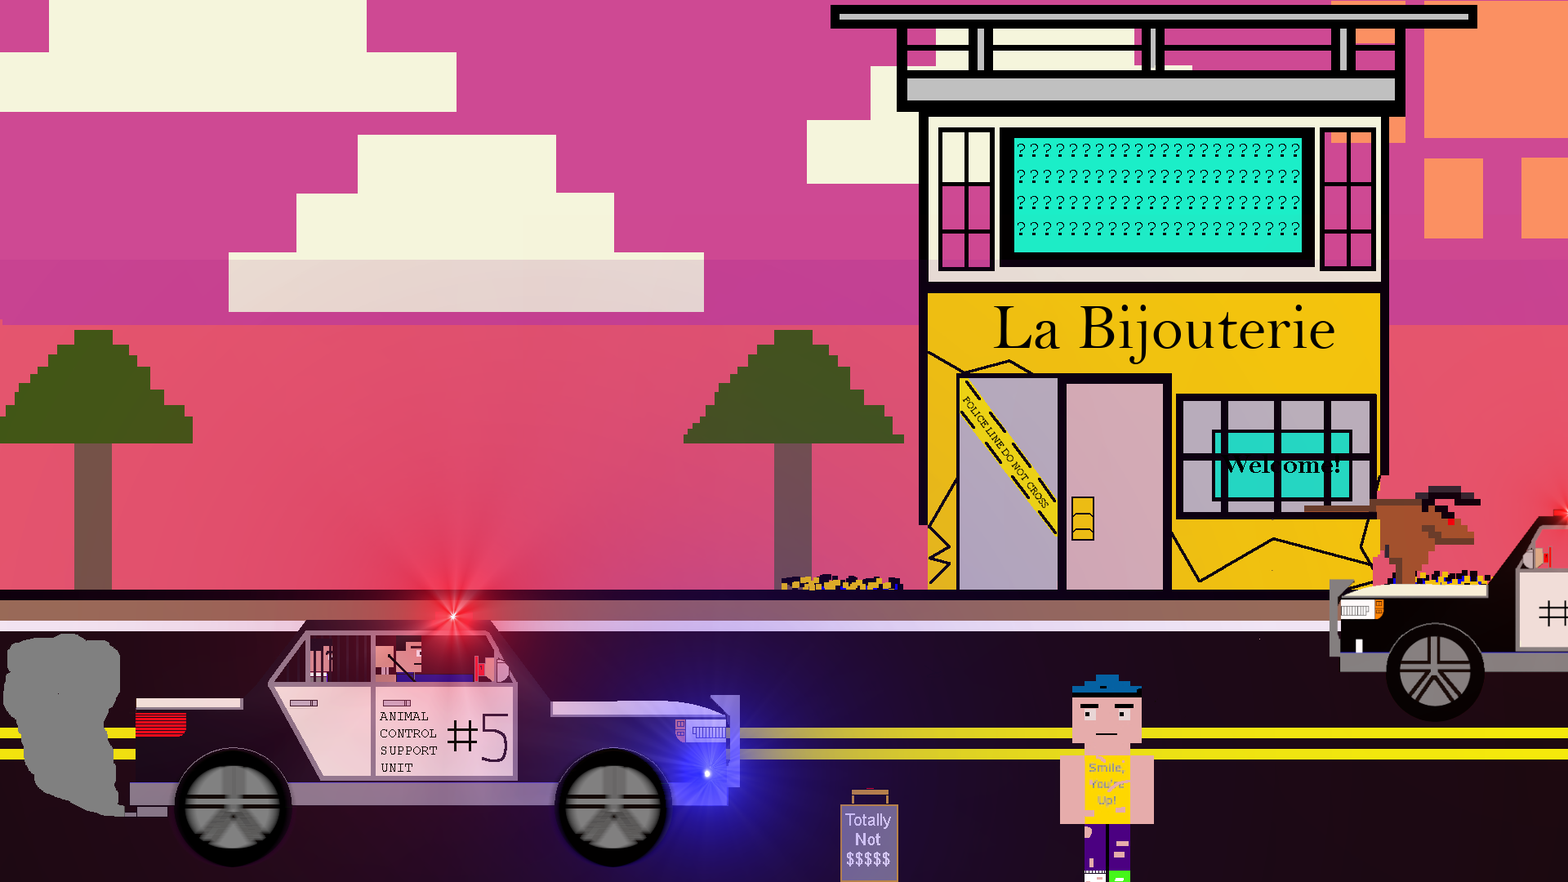
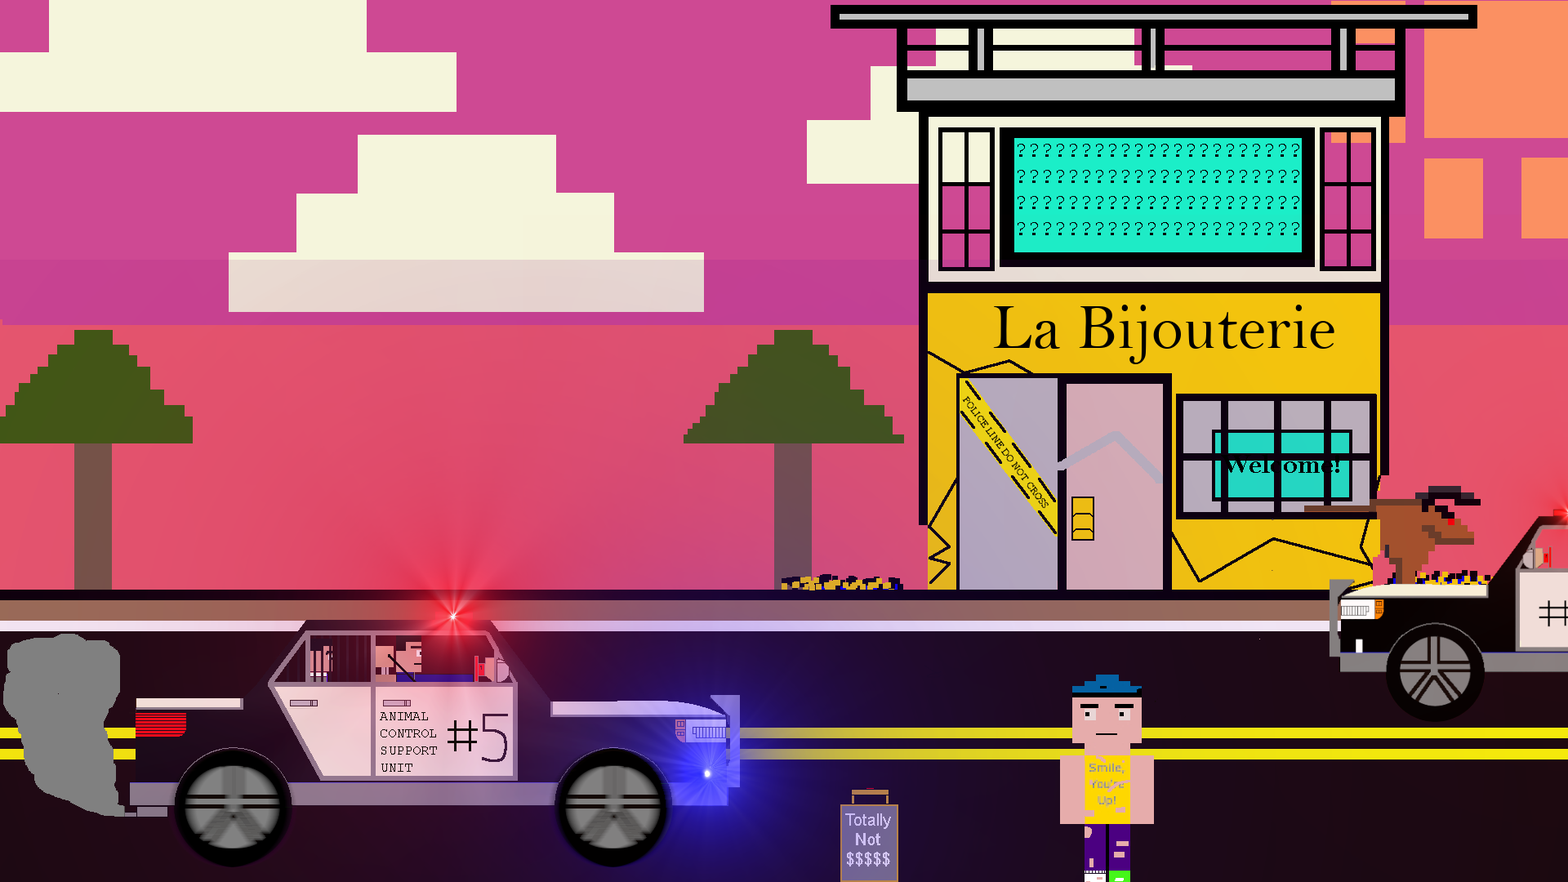
Before/after of a 1568 × 882 layered artwork. What changed in the layer stack:
added layer "Background copy #8" above "Background copy #7" over [1057, 431, 1163, 484]
hid "Background copy #7" over [1057, 431, 1163, 484]